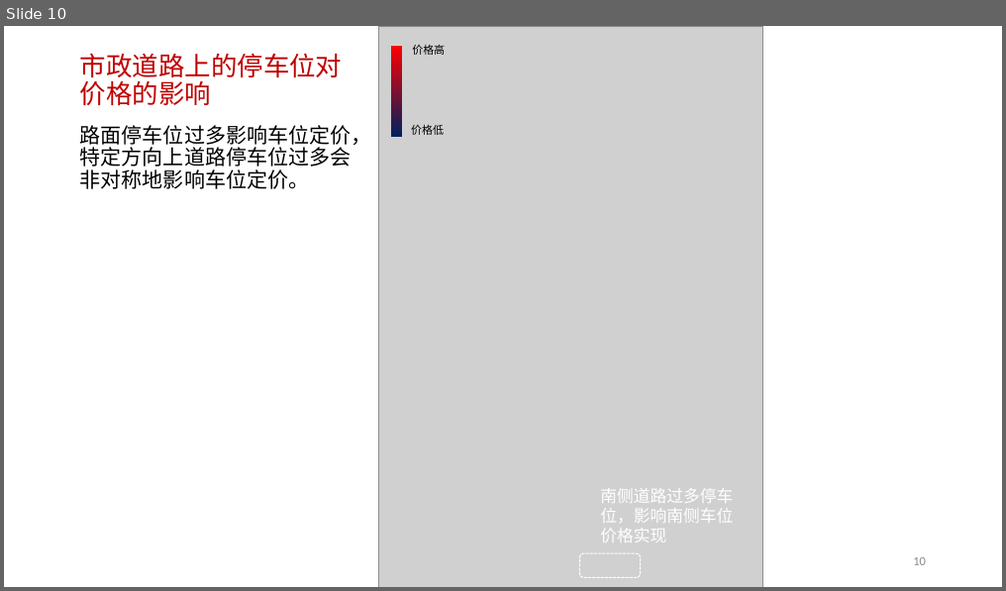
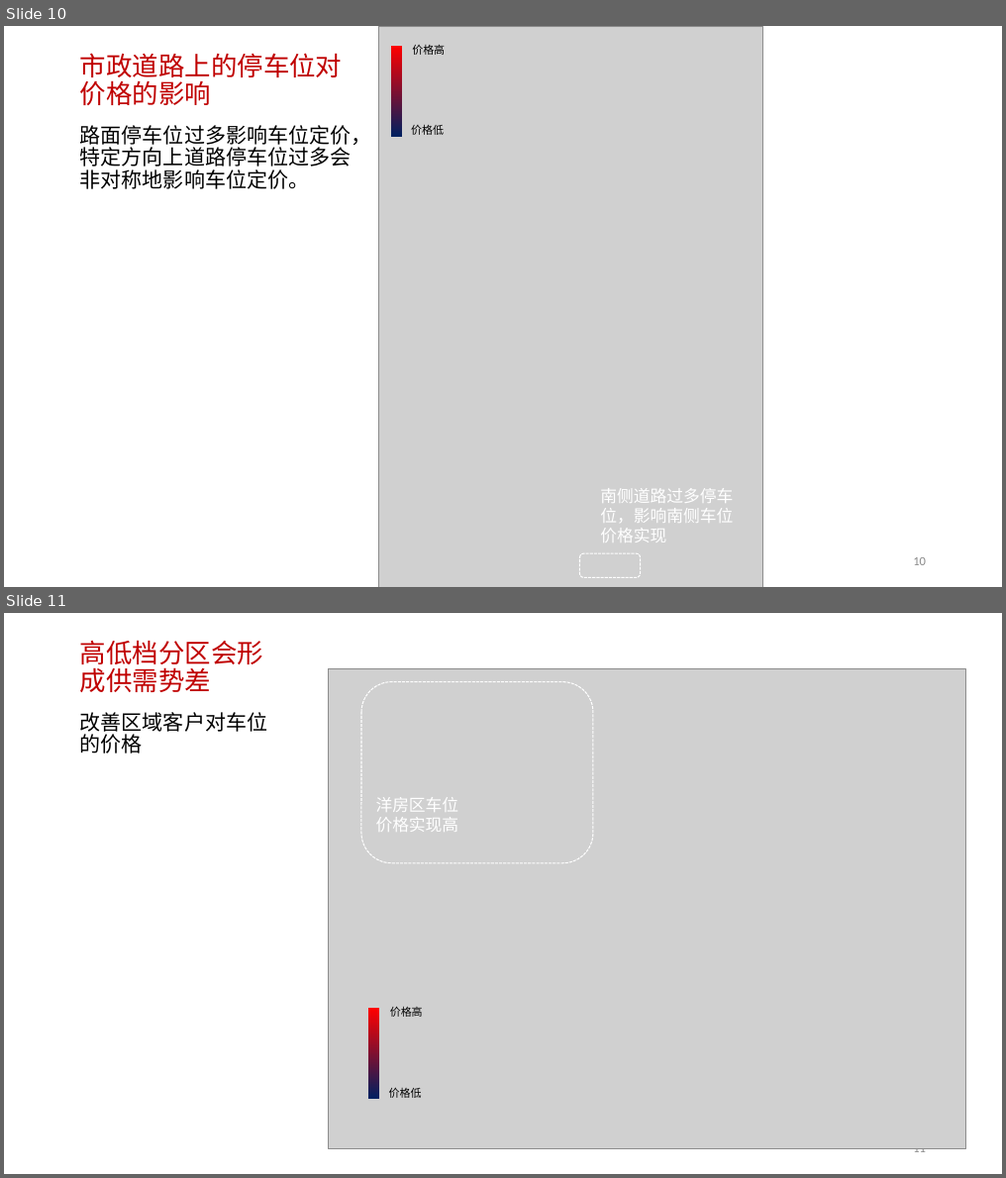
Before and after one commit to ludwigpeking/2409-parking-pricing, a slide deck: 2401-parkingPricing.pptx. Shown one above the other, each under a label of ours: slide 10 before the commit, slides 10 and 11 after it. The pictures are 1006x591 and 1006x1178 pixels, drawn with LibreOffice and Linux fonts; fonts in the diff are those of the drawing; grey boxes stand for pictures; background and template pictures are left out. Boxes give left, top, right and bottom in pixels: in the first picture for what was removed or moved away, otherwise in the second. Text is boxed around its words. In the diff, an @@ line names an element or a change of style, - is before the commit and + after.

```diff
--- a/2401-parkingPricing.pptx
+++ b/2401-parkingPricing.pptx
@@ slide 11 added at (4, 613, 1002, 1174), background #FFFFFF; not listed: 1 template element that a slide beside it also shows @@
@@ title added at (80, 640, 263, 692), 25.2 pt, text #C00000 @@
+高低档分区会形成供需势差
@@ picture added at (328, 668, 965, 1149) @@
@@ rounded rectangle added at (361, 682, 593, 863), outline #FFFFFF 1 pt dashed @@
@@ text added at (80, 712, 267, 754), 20 pt, text #000000 @@
+改善区域客户对车位的价格
@@ text added at (376, 797, 459, 832), 16 pt, text #FFFFFF @@
+洋房区车位价格实现高
@@ rectangle added at (368, 1008, 380, 1099), fill gradient #FF0000 to #002060 @@
@@ text added at (390, 1007, 423, 1017), 10.5 pt, text #000000 @@
+价格高
@@ text added at (389, 1088, 422, 1098), 10.5 pt, text #000000 @@
+价格低
```
Also in this commit, not shown: 1 slide changed, 1 other slide added, 7 other files.
